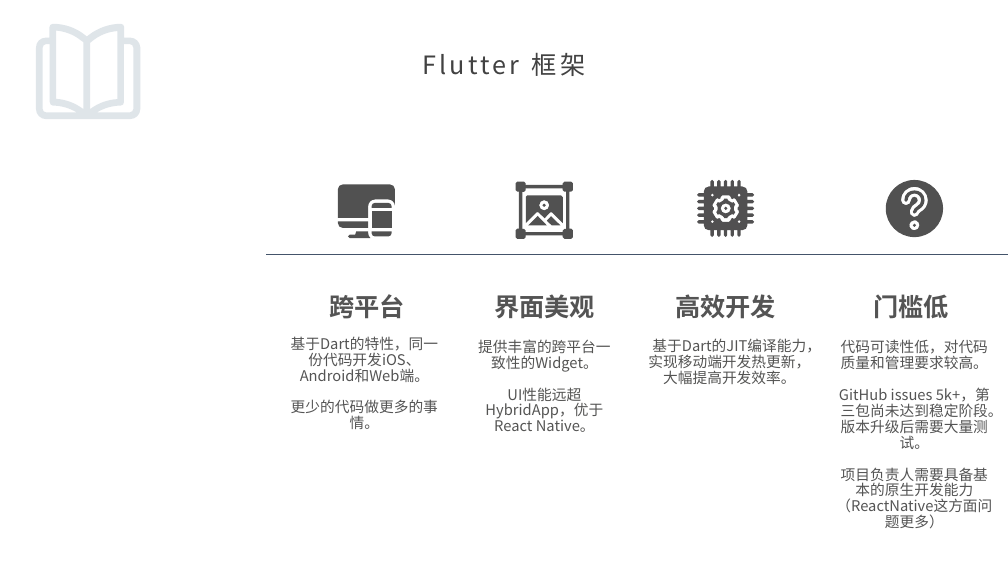
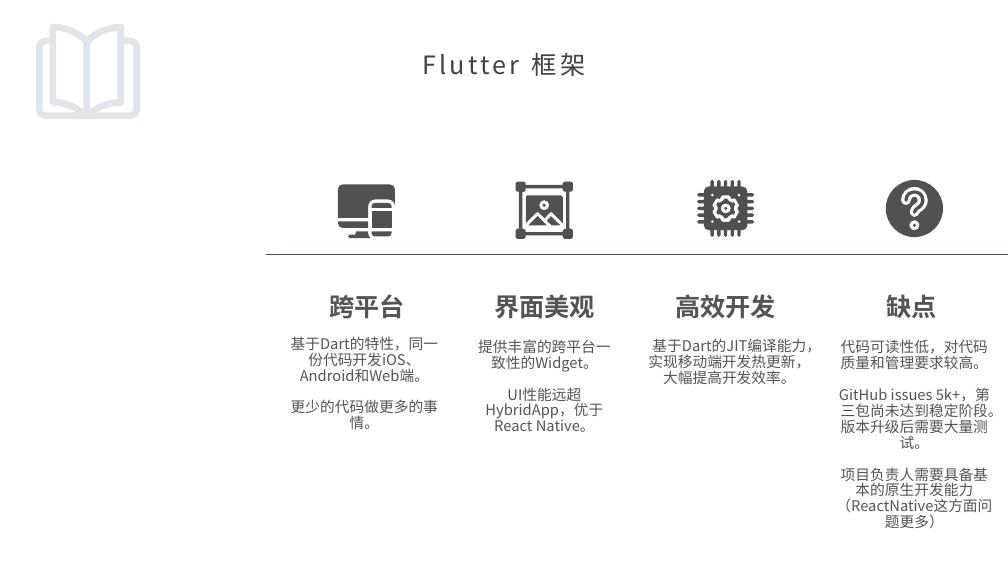
Before and after one commit to maosong-pactera/training-flutter, a slide deck: slide 5 of 移动端Flutter_第1课_如何开始工作？.pptx. Drawn at 1008x567 pixels with LibreOffice and Linux fonts; fonts in the diff are those of the drawing; background and template pictures are left out. Boxes give left, top, right and bottom in pixels: in the first picture for what was removed or moved away, otherwise in the second. Text is boxed around its words. In the diff, an @@ line names an element or a change of style, - is before the commit and + after.

```diff
--- a/移动端Flutter_第1课_如何开始工作？.pptx
+++ b/移动端Flutter_第1课_如何开始工作？.pptx
@@ text at (886, 294, 936, 318): text changed @@
-门槛低
+缺点
```
Also in this commit, not shown: 1 other slide changed, 2 slides added, 1 slide removed, 1 other file.
